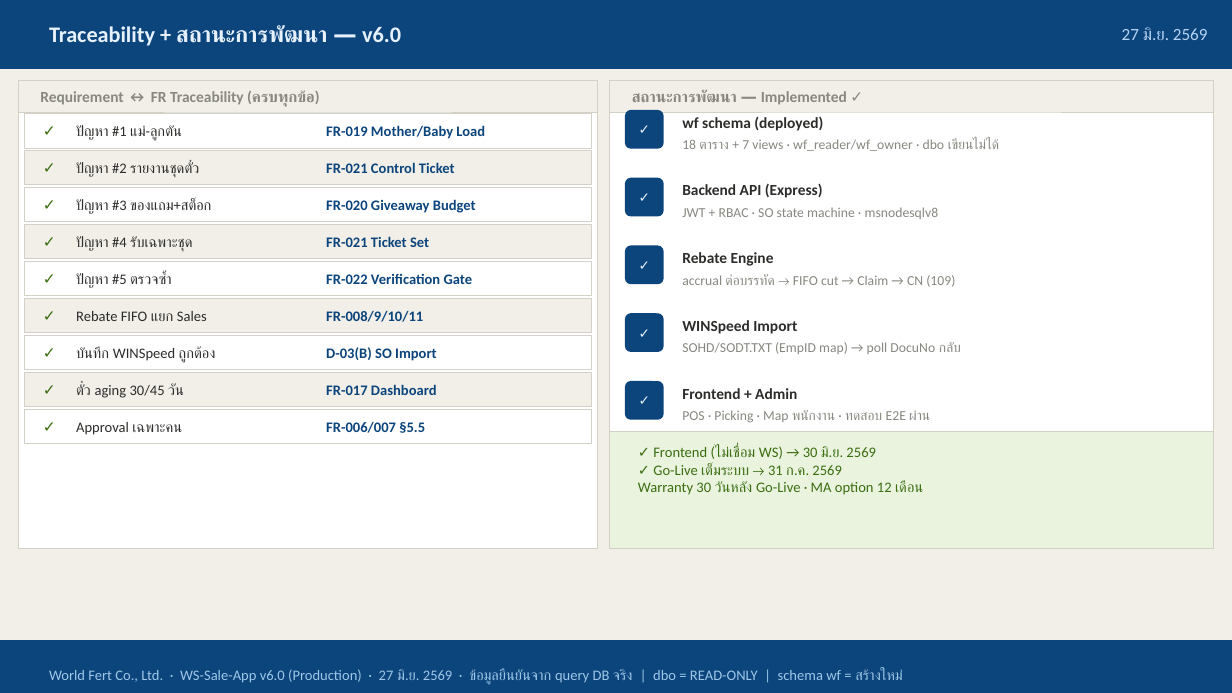
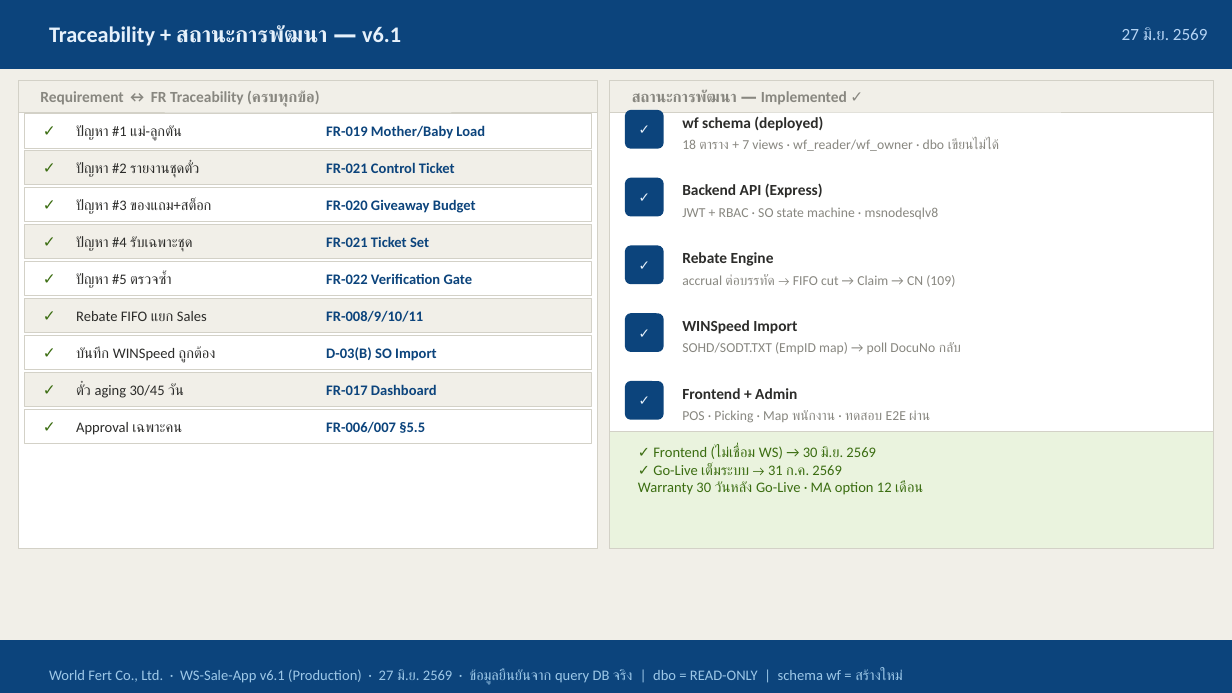
Before and after one commit to thirayume/winspeed-connect, a slide deck: slide 13 of refs/WorldFert_Presentation_v6.pptx. Drawn at 1232x693 pixels with LibreOffice and Linux fonts; fonts in the diff are those of the drawing. Boxes give left, top, right and bottom in pixels: in the first picture for what was removed or moved away, otherwise in the second. Text is boxed around its words. In the diff, an @@ line names an element or a change of style, - is before the commit and + after.

```diff
--- a/refs/WorldFert_Presentation_v6.pptx
+++ b/refs/WorldFert_Presentation_v6.pptx
@@ text at <box>49,25,401,46</box>: text changed @@
-Traceability + สถานะการพัฒนา — v6.0
+Traceability + สถานะการพัฒนา — v6.1
@@ text at <box>49,668,903,684</box>: text changed @@
-World Fert Co., Ltd. · WS-Sale-App v6.0 (Production) · 27 มิ.ย. 2569 · ข้อมูลยืนยันจาก query DB จริง | dbo = READ-ONLY | schema wf = สร้างใหม่
+World Fert Co., Ltd. · WS-Sale-App v6.1 (Production) · 27 มิ.ย. 2569 · ข้อมูลยืนยันจาก query DB จริง | dbo = READ-ONLY | schema wf = สร้างใหม่
```
Also in this commit, not shown: 4 other slides changed, 1 slide added, 2 other files.
